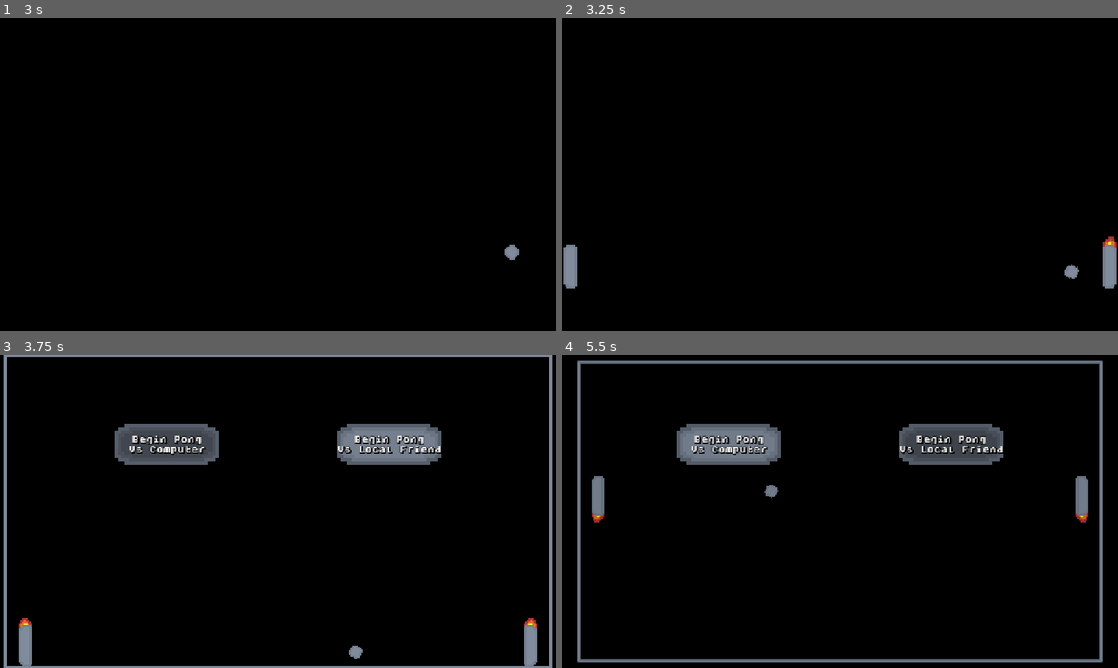
Above: before the commit, frames 1-4 (two rows, left to right).
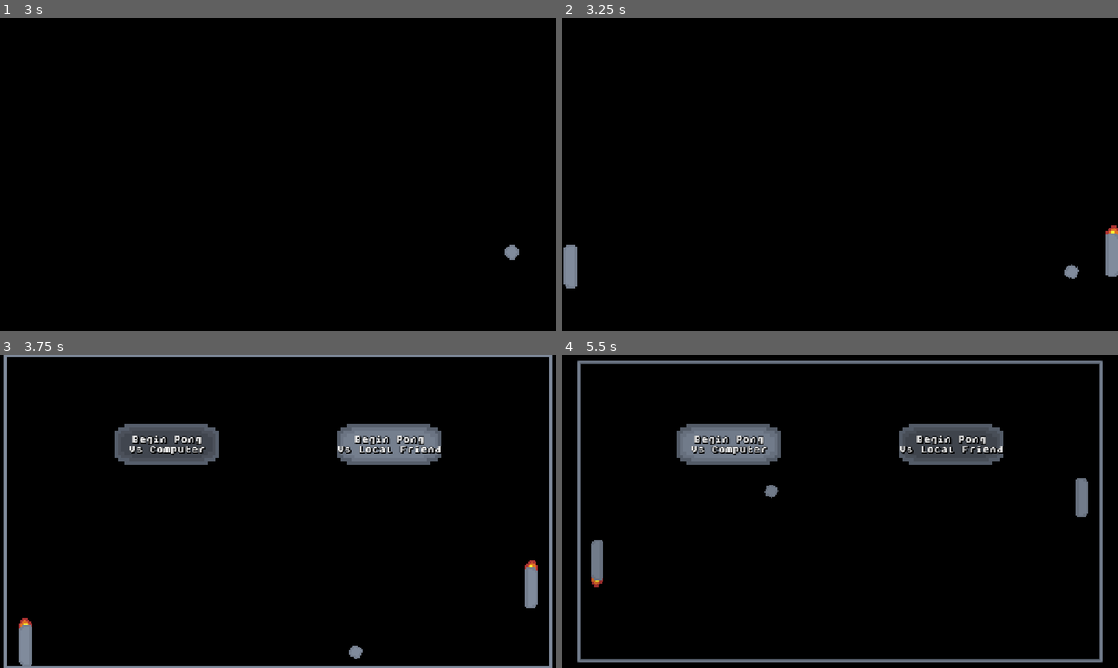
Above: after the commit, the same moments.

Repository: where-fore/pong
Game: Godot game, scene res://scenes/main_menu.tscn
Two runs of this game, one before a commit and one after it. Both use one fixed random seed, a clock stepped at 60 frames per second and the inputs below.
Inputs (mouse positions are in pixels of both pictures, inside the frame that each line leads up to):
- Up to frame 1 (3 s): tap Enter (start_game) at 0.5, 0.6, 1.35, 2.1, 2.85 s; move the mouse to (400, 158) at 0.52 s; hold E (move_up) 0.53-1.28 s; move the mouse to (166, 190) at 1.27 s; hold S (move_down) 1.28-2.03 s; move the mouse to (333, 105) at 2.02 s; hold E (move_up) from 2.03 s (still down); move the mouse to (250, 237) at 2.77 s
- Up to frame 2 (3.25 s): keep holding E (move_up)
- Up to frame 3 (3.75 s): release E (move_up) at 3.5 s; click "Begin Pong Vs Computer" at 3.5 s
- Up to frame 4 (5.5 s): click "Begin Pong Vs Computer" at 4.25 s; click "Begin Pong Vs Local Friend" at 5 s

Frame 1 is identical in both runs. In frame 2, 0.3% of the frame differs, in the area x 97-100%, y 66-87%; in frame 3, 0.7%, in the area x 94-97%, y 65-100%; in frame 4, 0.7%.

Commit message:
paddle reacts to ball
now that's some paddle juice

Diff:
--- a/project/scenes/paddle.tscn
+++ b/project/scenes/paddle.tscn
@@ -36,7 +36,7 @@
 radius = 2.0
 height = 96.0
 
-[node name="Area2D" type="Area2D"]
+[node name="Paddle" type="Area2D"]
 script = ExtResource("1_2bcmx")
 metadata/_edit_group_ = true
 
--- a/project/scripts/ball.gd
+++ b/project/scripts/ball.gd
@@ -1,7 +1,7 @@
 extends Area2D
 
 signal destroyed
-var velocity = Vector2.ZERO
+var velocity:Vector2 = Vector2.ZERO
 
 #tween instantiations
 var drop_in_tween = null
--- a/project/scripts/paddle.gd
+++ b/project/scripts/paddle.gd
@@ -3,7 +3,7 @@
 var paddle_speed_factor = 500
 @onready var screen_size = get_viewport_rect().size
 @onready var paddle_size = $CollisionShape2D.shape.get_rect().size
-var paddle_disabled_on_collision_for = 0.5
+var paddle_disabled_on_collision_for = 0.75 #this is also referenced in the bounce fx
 var velocity = Vector2.ZERO
 var ball_to_track = null
 var reaction_time_remaining = 0
@@ -40,12 +40,40 @@
 #disable paddle for a bit to make sure there's no shennanigans
 func _on_area_entered(area: Area2D) -> void:
 	if area.is_in_group("Ball"):
+
+		shake_paddle(area.velocity.length())
+
 		$CollisionShape2D.set_deferred("disabled", true)
 		var timer = $"CollisionShape2D/Disable on Contact Timer"
 		timer.start(paddle_disabled_on_collision_for)
 
+
 func _on_disable_on_contact_timer_timeout() -> void:
 	$CollisionShape2D.set_deferred("disabled", false)
+
+
+func shake_paddle(ball_speed:float):
+	#these numbers just felt good, no real math
+	#600 is the ball starting speed at time of comment writing though
+	var x_movement = 6 + max(0, (ball_speed-600) / 25)
+
+	#reverse the direction if facing the other way, of course
+	if self.is_in_group("Right Paddle"): x_movement *= -1
+
+	var impact_time = 0.15
+	var original_position = position
+	var target_position = original_position - Vector2(x_movement, 0)
+	var tween = create_tween()
+	tween.set_trans(Tween.TRANS_QUINT)
+	tween.set_ease(Tween.EASE_OUT)
+	tween.tween_property(self, "position", target_position, impact_time)
+	await tween.finished
+
+	#uses collision disable timer, cause that makes sense to me - could use a regular magic number
+	var reset_time = paddle_disabled_on_collision_for - impact_time
+	tween = create_tween()
+	tween.set_trans(Tween.TRANS_LINEAR)
+	tween.tween_property(self, "position", original_position, reset_time)
 
 
 func key_movement():
